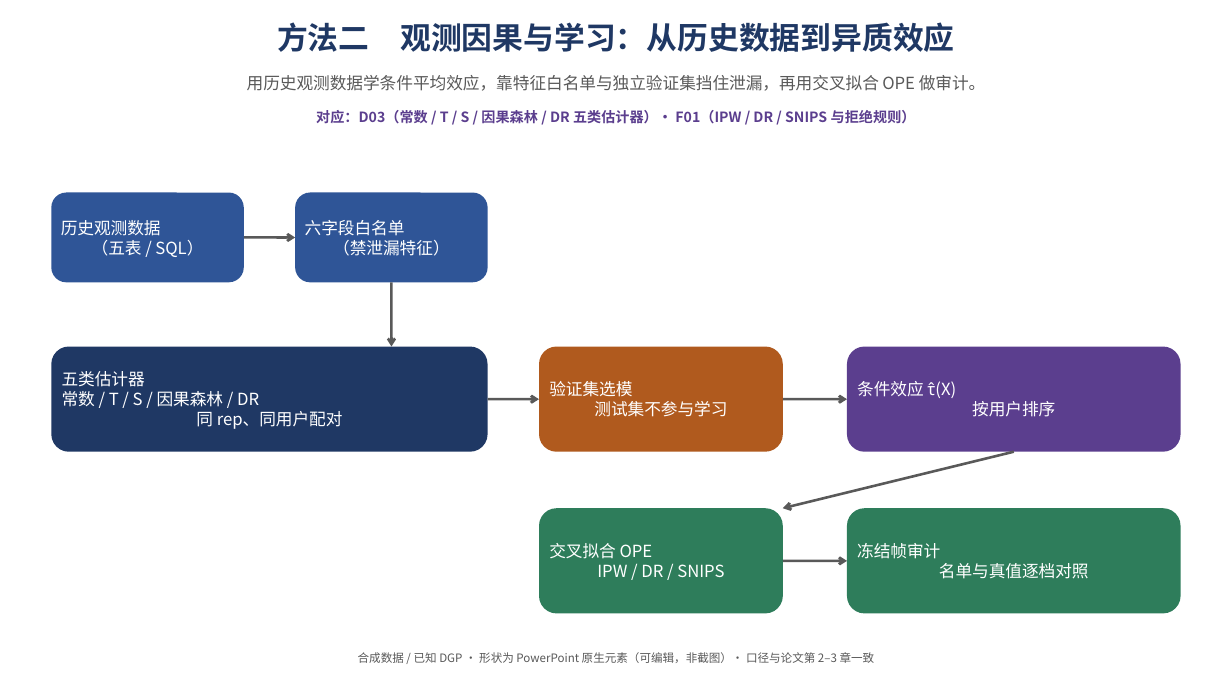
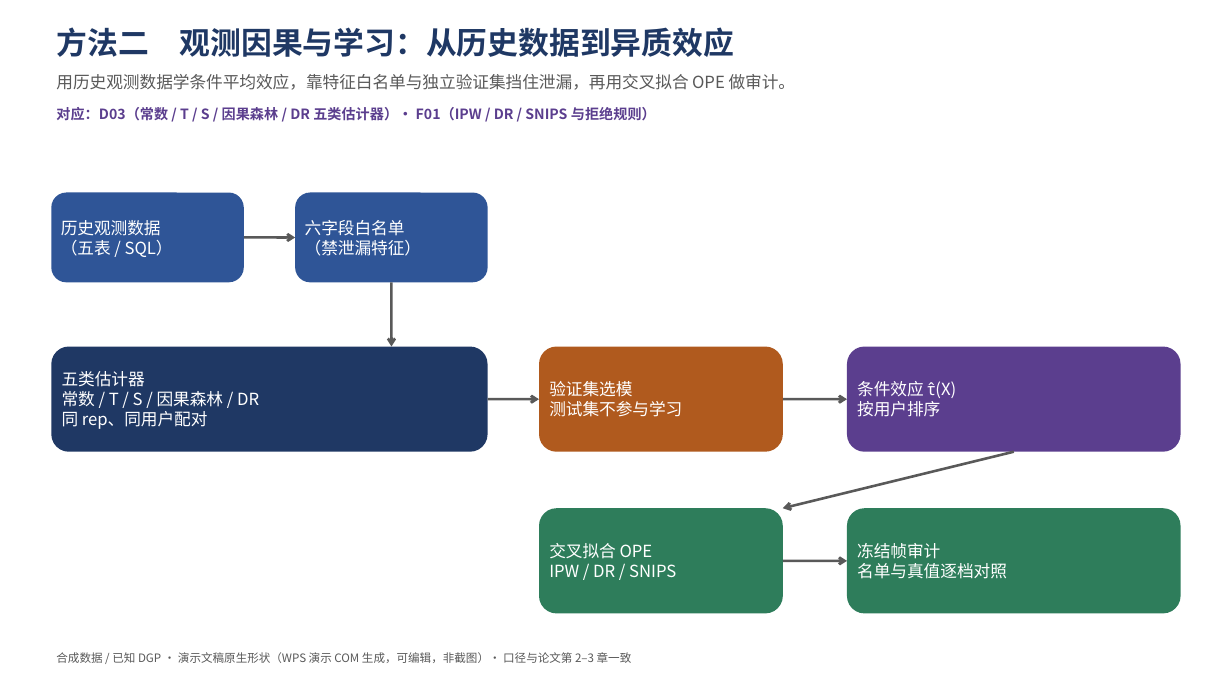
Before and after one commit to Lrvin-q/ecommerce-causal-incrementality, a slide deck: slide 2 of outputs/figures/h01/v3_h01_three_methods.pptx. Drawn at 1232x693 pixels with LibreOffice and Linux fonts; fonts in the diff are those of the drawing. Boxes give left, top, right and bottom in pixels: in the first picture for what was removed or moved away, otherwise in the second. Text is boxed around its words. In the diff, an @@ line names an element or a change of style, - is before the commit and + after.

Commit message:
H01|fix: C1 口径改为 WPS 演示 COM；C2 左对齐+几何归一化并重生成

```diff
--- a/outputs/figures/h01/v3_h01_three_methods.pptx
+++ b/outputs/figures/h01/v3_h01_three_methods.pptx
@@ alignment centre to left in 10 elements at (52, 192, 244, 282), (295, 192, 487, 282), (52, 347, 488, 452), (539, 347, 783, 452), (848, 347, 1181, 452), (539, 508, 783, 614), (848, 508, 1181, 614), (56, 74, 796, 90), (56, 107, 656, 121), (56, 27, 734, 57) @@
@@ text at (56, 652, 632, 663): text changed @@
-合成数据 / 已知 DGP · 形状为 PowerPoint 原生元素（可编辑，非截图）· 口径与论文第 2–3 章一致
+合成数据 / 已知 DGP · 演示文稿原生形状（WPS 演示 COM 生成，可编辑，非截图）· 口径与论文第 2–3 章一致
```
Also in this commit, not shown: 2 other slides changed, 13 other files.
